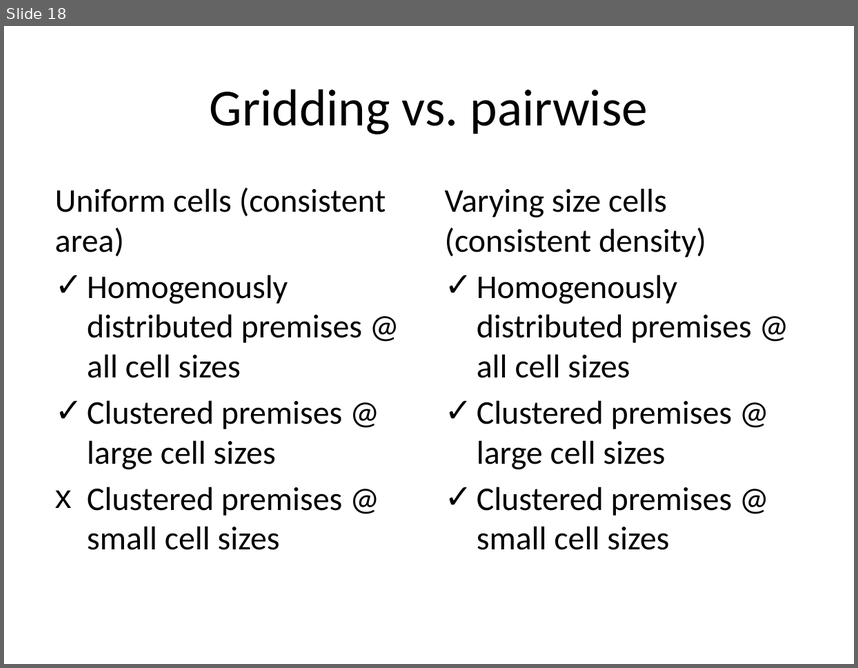
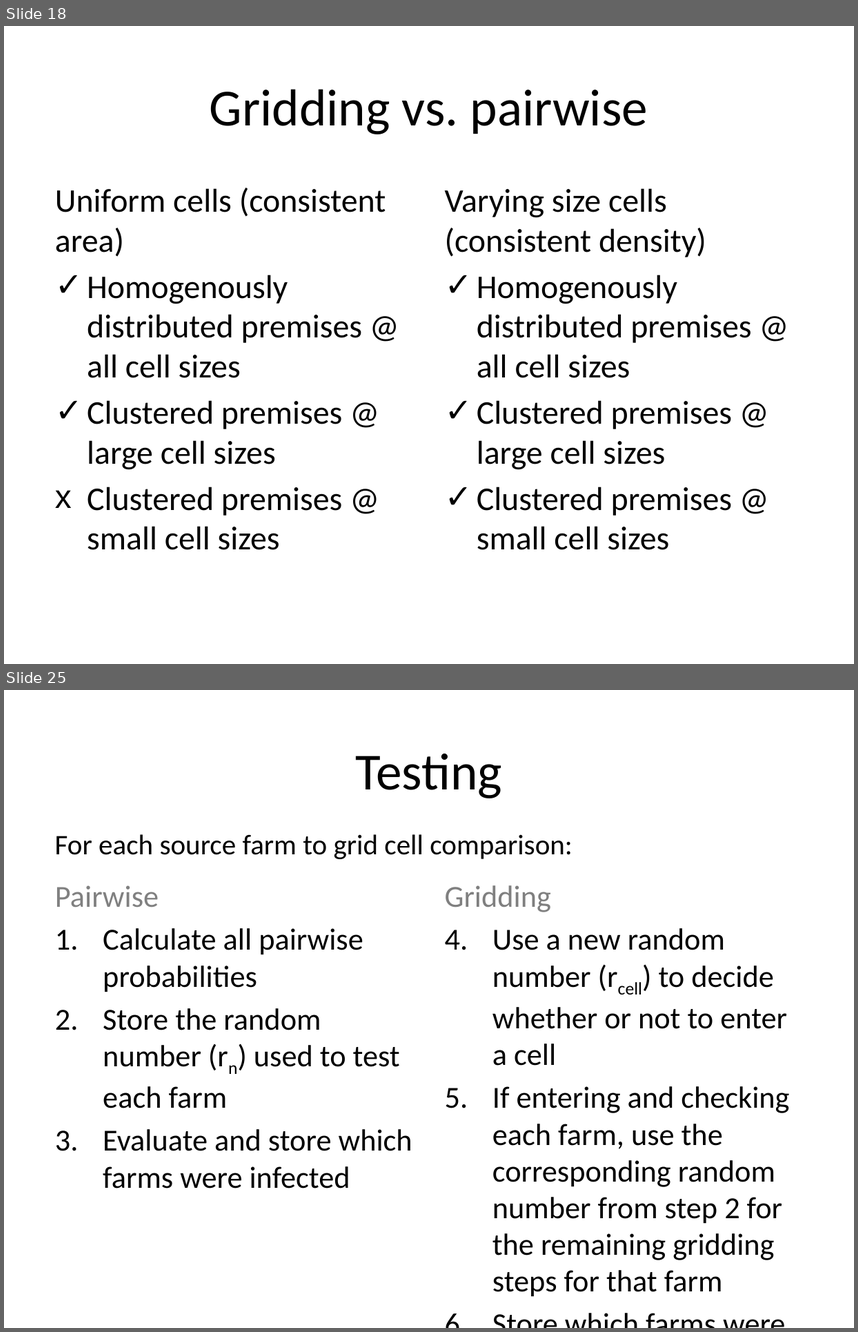
Before and after one commit to webblabb/usdosr, a slide deck: Schematics.pptx. Shown one above the other, each under a label of ours: slide 18 before the commit, slides 18 and 25 after it; the slides between them are not shown. The pictures are 858x668 and 858x1332 pixels, drawn with LibreOffice and Linux fonts; fonts in the diff are those of the drawing. Boxes give left, top, right and bottom in pixels: in the first picture for what was removed or moved away, otherwise in the second. Text is boxed around its words. In the diff, an @@ line names an element or a change of style, - is before the commit and + after.

Commit message:
Pairwise test wrapped into gridding
Gridding is always on. Turning pairwise algorithm on (now config 2)
adds it to the gridding algorithm for exact comparisons to the same
random numbers.

```diff
--- a/Schematics.pptx
+++ b/Schematics.pptx
@@ slide 25 added at (4,690,854,1328), background #FFFFFF @@
@@ title added at (355,753,502,798), 44 pt, text #000000 @@
+Testing
@@ text added at (55,834,573,859), 24 pt, text #000000 @@
+For each source farm to grid cell comparison:
@@ text added at (55,885,412,1188), 25.9 pt, text #000000 @@
+Pairwise
+1. Calculate all pairwise probabilities
+2. Store the random number (rn) used to test each farm
+3. Evaluate and store which farms were infected
@@ text added at (445,885,789,1296), 25.9 pt, text #000000 @@
+Gridding
+4. Use a new random number (rcell) to decide whether or not to enter a cell
+5. If entering and checking each farm, use the corresponding random number from step 2 for the remaining gridding steps for that farm
+6. Store which farms were infected
```
Also in this commit, not shown: 4 slides changed, 6 other slides added, 11 other files.
